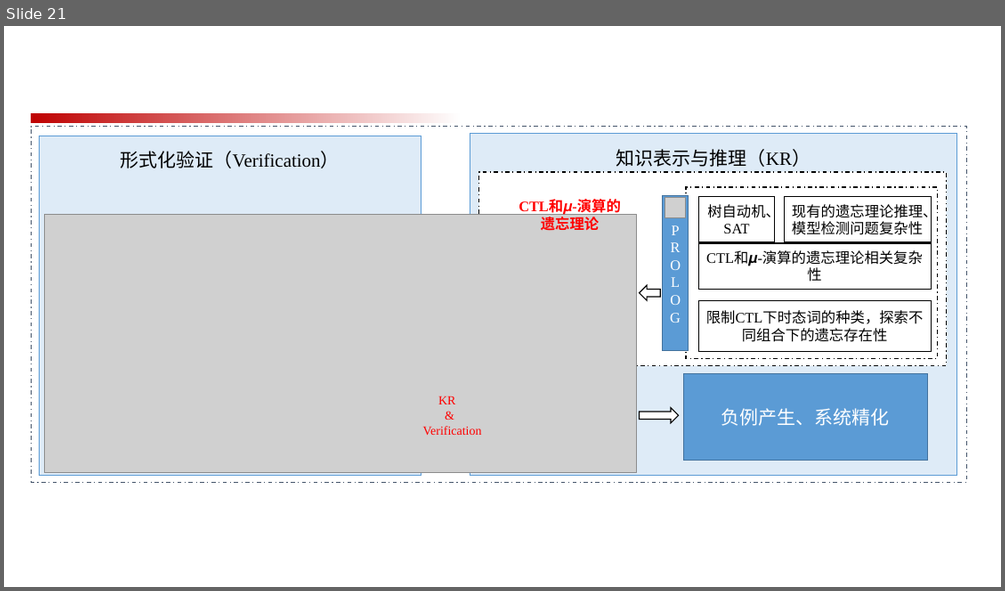
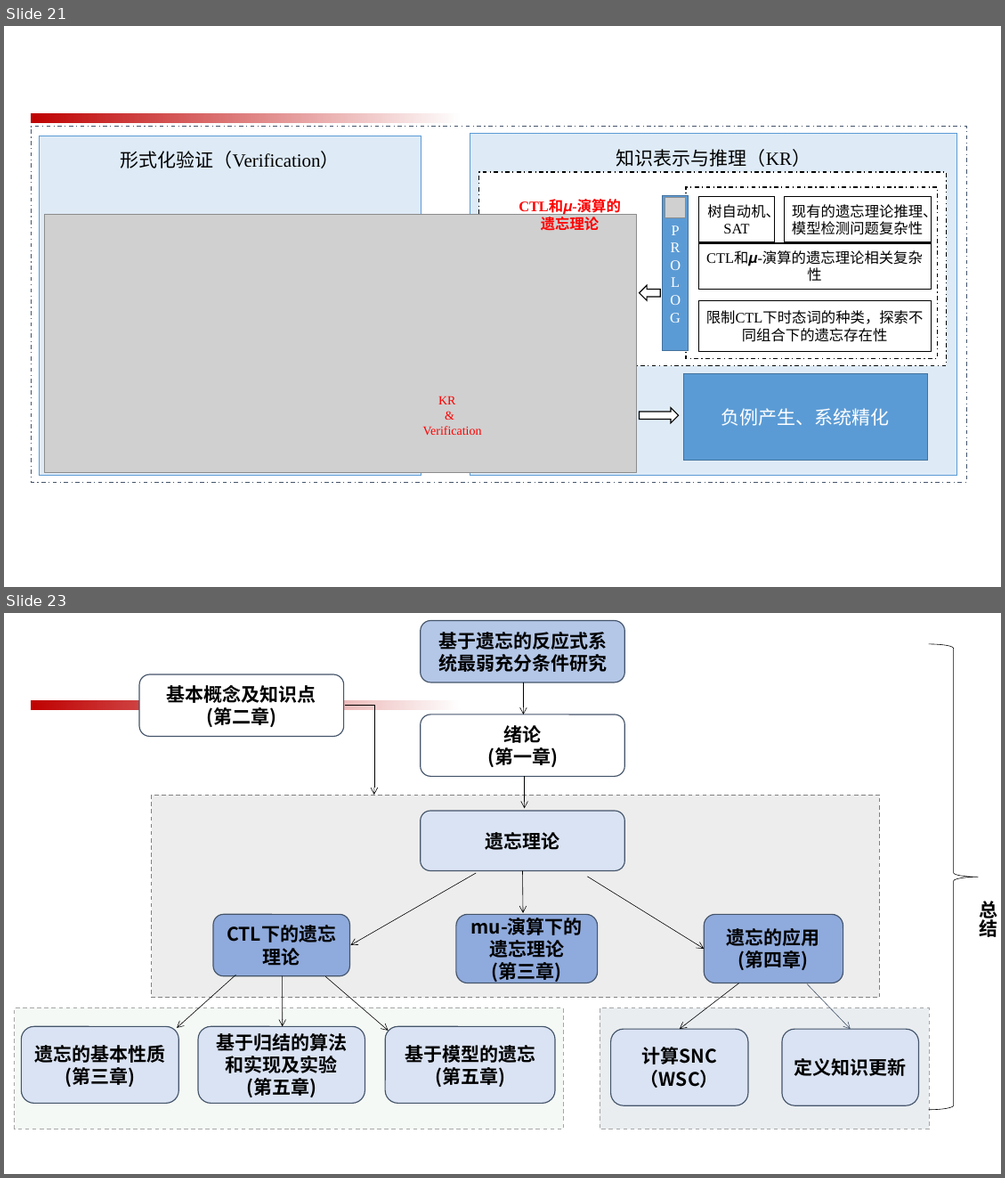
Before and after one commit to fengrenyan/fry, a slide deck: 毕业论文/毕业答辩/ppt/PPt素材.pptx. Shown one above the other, each under a label of ours: slide 21 before the commit, slides 21 and 23 after it; the slides between them are not shown. The pictures are 1005x591 and 1005x1178 pixels, drawn with LibreOffice and Linux fonts; fonts in the diff are those of the drawing; grey boxes stand for pictures. Boxes give left, top, right and bottom in pixels: in the first picture for what was removed or moved away, otherwise in the second. Text is boxed around its words. In the diff, an @@ line names an element or a change of style, - is before the commit and + after.

```diff
--- a/毕业论文/毕业答辩/ppt/PPt素材.pptx
+++ b/毕业论文/毕业答辩/ppt/PPt素材.pptx
@@ slide 23 added at bbox=[4, 613, 1001, 1174], background #FFFFFF; not listed: 1 template element that a slide beside it also shows @@
@@ rounded rectangle added at bbox=[421, 620, 624, 682], fill #B4C7E7, outline #44546A 1 pt, 18 pt, text #000000, bold @@
+基于遗忘的反应式系统最弱充分条件研究
@@ right brace added at bbox=[929, 644, 979, 1110], outline #000000 0.5 pt @@
@@ rounded rectangle added at bbox=[139, 674, 343, 737], fill #FFFFFF, outline #44546A 1 pt, 18 pt, text #000000, bold @@
+基本概念及知识点
+(第二章)
@@ arrow added from (524, 682) to (524, 714), #000000 0.5 pt @@
@@ elbow arrow added from (344, 705) to (374, 795), #000000 0.5 pt @@
@@ rounded rectangle added at bbox=[421, 714, 624, 777], fill #FFFFFF, outline #44546A 1 pt, 18 pt, text #000000, bold @@
+绪论
+(第一章)
@@ rectangle added at bbox=[152, 795, 880, 997], fill #EDEDED, outline #808080 1 pt dashed @@
@@ arrow added from (525, 776) to (525, 808), #000000 0.5 pt @@
@@ rounded rectangle added at bbox=[421, 811, 624, 870], fill #DAE3F3, outline #44546A 1 pt, 18 pt, text #000000, bold @@
+遗忘理论
@@ arrow added from (476, 873) to (351, 945), #000000 0.5 pt @@
@@ arrow added from (522, 871) to (523, 913), #000000 0.5 pt @@
@@ arrow added from (587, 876) to (704, 949), #000000 0.5 pt @@
@@ text added at bbox=[979, 900, 998, 940], 18 pt, text #000000, bold @@
+总结
@@ rounded rectangle added at bbox=[213, 915, 350, 976], fill #8FAADC, outline #44546A 1 pt, 18 pt, text #000000, bold @@
+CTL下的遗忘理论
@@ rounded rectangle added at bbox=[456, 915, 598, 983], fill #8FAADC, outline #44546A 1 pt, 18 pt, text #000000, bold @@
+mu-演算下的遗忘理论
+(第三章)
@@ rounded rectangle added at bbox=[704, 915, 843, 983], fill #8FAADC, outline #44546A 1 pt, 18 pt, text #000000, bold @@
+遗忘的应用(第四章)
@@ arrow added from (235, 975) to (177, 1028), #000000 0.5 pt @@
@@ arrow added from (283, 976) to (283, 1027), #000000 0.5 pt @@
@@ arrow added from (325, 976) to (388, 1030), #000000 0.5 pt @@
@@ arrow added from (739, 983) to (680, 1029), #000000 0.5 pt @@
@@ arrow added from (807, 984) to (850, 1029), #44546A 0.5 pt @@
@@ rectangle added at bbox=[15, 1008, 563, 1129], fill #F4F9F5, outline #A6A6A6 1 pt dashed @@
@@ rectangle added at bbox=[600, 1008, 929, 1129], fill #E9EDF0, outline #A6A6A6 1 pt dashed @@
@@ rounded rectangle added at bbox=[21, 1027, 179, 1103], fill #DAE3F3, outline #44546A 1 pt, 18 pt, text #000000, bold @@
+遗忘的基本性质
+(第三章)
@@ rounded rectangle added at bbox=[198, 1027, 365, 1103], fill #DAE3F3, outline #44546A 1 pt, 18 pt, text #000000, bold @@
+基于归结的算法和实现及实验
+(第五章)
@@ rounded rectangle added at bbox=[386, 1027, 555, 1103], fill #DAE3F3, outline #44546A 1 pt, 18 pt, text #000000, bold @@
+基于模型的遗忘
+(第五章)
@@ rounded rectangle added at bbox=[610, 1029, 748, 1105], fill #DAE3F3, outline #44546A 1 pt, 18 pt, text #000000, bold @@
+计算SNC（WSC）
@@ rounded rectangle added at bbox=[782, 1029, 919, 1105], fill #DAE3F3, outline #44546A 1 pt, 18 pt, text #000000, bold @@
+定义知识更新
```
Also in this commit, not shown: 1 slide changed, 1 other slide added, 17 other files.
